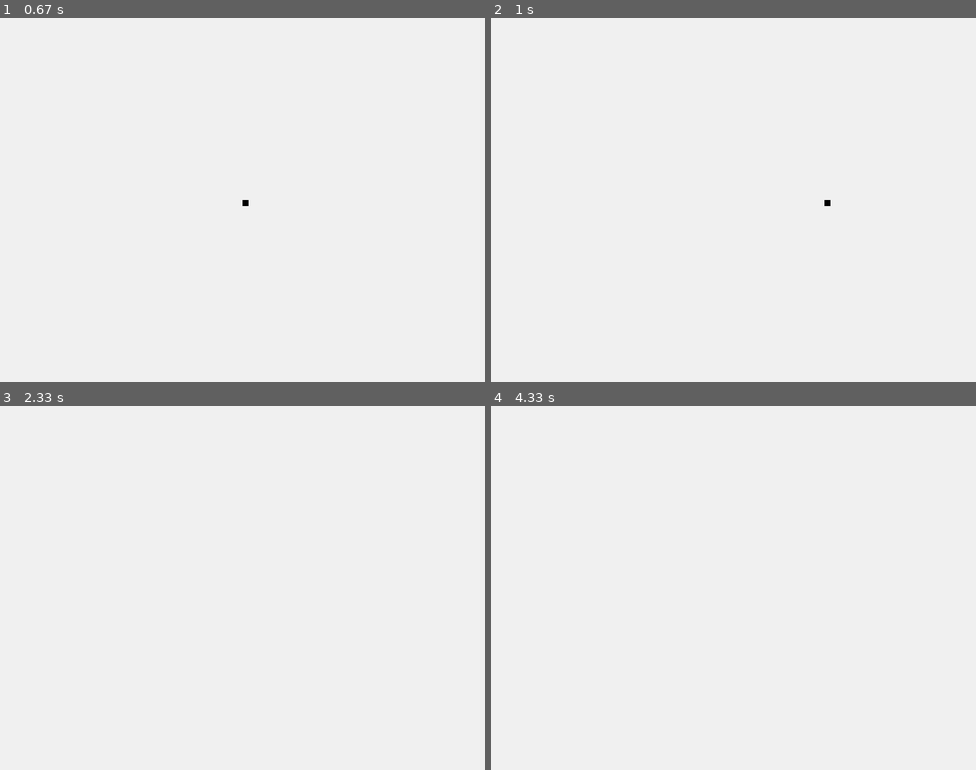
Above: before the commit, frames 1-4 (two rows, left to right).
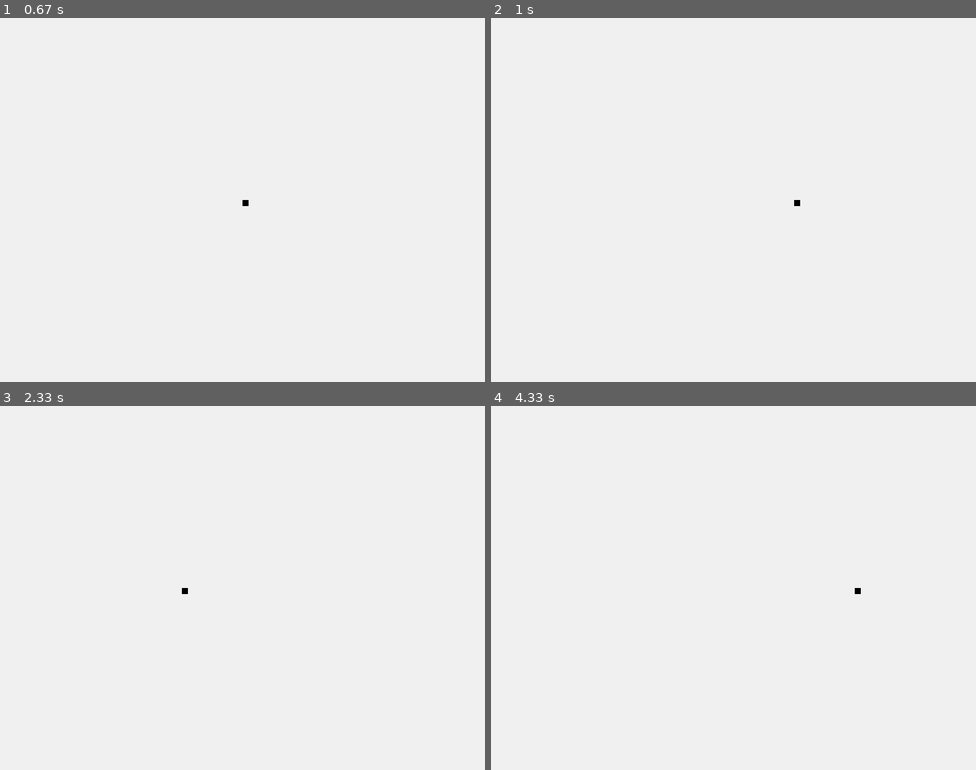
Above: after the commit, the same moments.

Repository: Toranian/PyGame-Slither
Game: pygame game, started from Main.py
Same seed, same stepped clock (60 frames per second), same inputs: the game is played once before the commit and once after it.
Inputs:
- Up to frame 1 (0.67 s): hold D from 0.33 s (still down)
- Up to frame 2 (1 s): release D at 0.8 s; hold D from 0.83 s (still down)
- Up to frame 3 (2.33 s): release D at 1.3 s; hold A 1.33-1.87 s
- Up to frame 4 (4.33 s): hold D 2.33-2.97 s; hold A 3-3.47 s; hold D 3.5-3.97 s; hold D from 4 s (still down)

Frame 1 is identical in both runs. In frame 2, less than 0.1% of the frame differs, in the area x 62-70%, y 50-52%; in frame 3, less than 0.1%; in frame 4, less than 0.1%.

Commit message:
Added border collision

Diff:
--- a/Main.py
+++ b/Main.py
@@ -26,9 +26,15 @@
         # Key events
         if event.type == pygame.KEYDOWN:
             if event.key == pygame.K_a:
-                lead_x_change -= 10
+                lead_x_change = -10
             if event.key == pygame.K_d:
-                lead_x_change += 10
+                lead_x_change = 10
+
+    # Border detections
+    if lead_x >= WIDTH:
+        lead_x = 0
+    elif lead_x == 0:
+        lead_x = WIDTH
 
     lead_x += lead_x_change
     gameDisplay.fill(WHITE)
Not shown, changed: README.md
